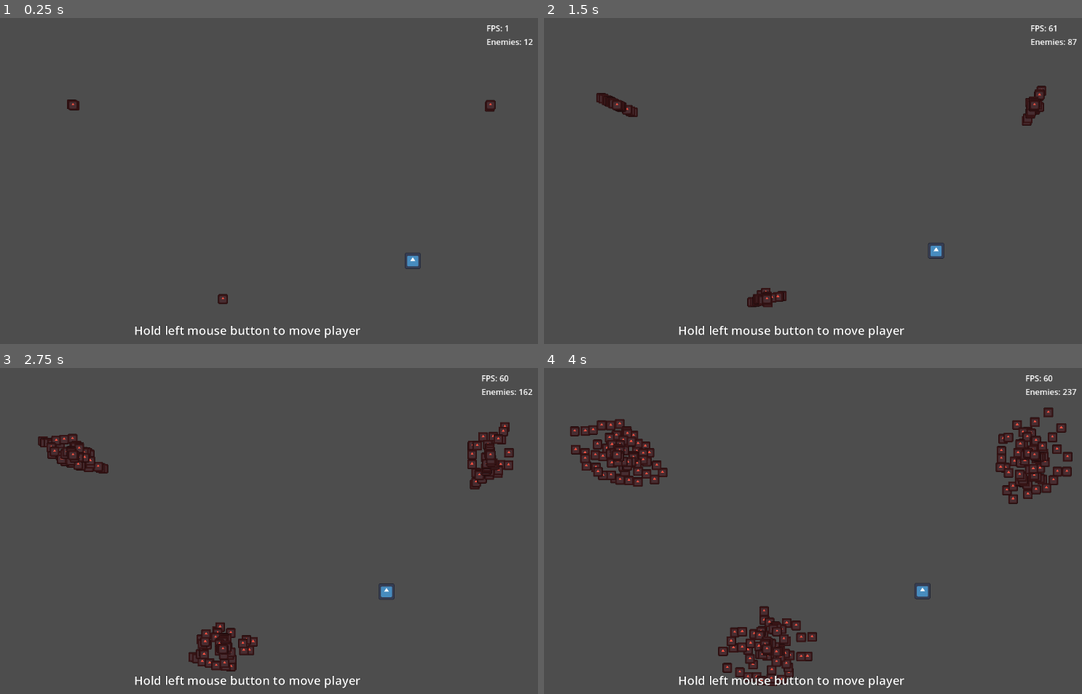
Above: before the commit, frames 1-4 (two rows, left to right).
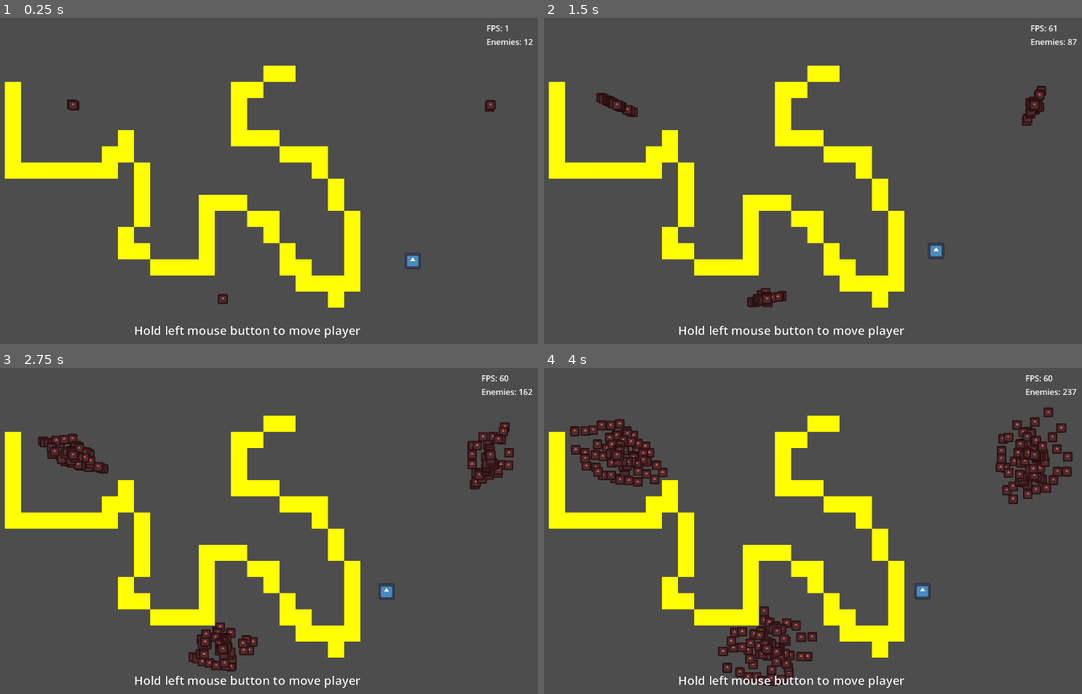
Above: after the commit, the same moments.

Repository: Griiimon/Manymies
Game: Godot game, scene res://main.tscn
Two runs of this game, one before a commit and one after it. Both use one fixed random seed, a clock stepped at 60 frames per second and the inputs below. The engine's default icon, where the game draws it, is replaced by a stand-in: a white triangle on a blue panel in a dark square.
Inputs (mouse positions are in pixels of both pictures, inside the frame that each line leads up to):
- Up to frame 1 (0.25 s): no input
- Up to frame 2 (1.5 s): move the mouse to (920, 164) at 0.52 s; click (920, 164) at 0.67 s; move the mouse to (673, 197) at 1.27 s; click (673, 197) at 1.42 s
- Up to frame 3 (2.75 s): move the mouse to (306, 459) at 2.02 s; click (306, 459) at 2.17 s
- Up to frame 4 (4 s): move the mouse to (764, 596) at 2.77 s; click (764, 596) at 2.92 s; move the mouse to (963, 579) at 3.52 s; click (963, 579) at 3.67 s

The runs differ from the first frame. In frame 1, 9.5% of the frame differs, in the area x 0-67%, y 14-89%; in frame 2, 9.5%; in frame 3, 9.5%; in frame 4, 9.5%.
Error before the commit: Invalid access to property or key 'TILE_SIZE' on a base object of type 'Node (global.gd)'. (res://solutions/area)

Commit message:
Update global.gd

Diff:
--- a/global.gd
+++ b/global.gd
@@ -3,5 +3,7 @@
 const ENEMY_COLLISION_LAYER= 2
 const OBSTACLE_COLLISION_LAYER= 4
 
+const TILE_SIZE= 32
+
 var player: Player
 var enemies: Node2D
